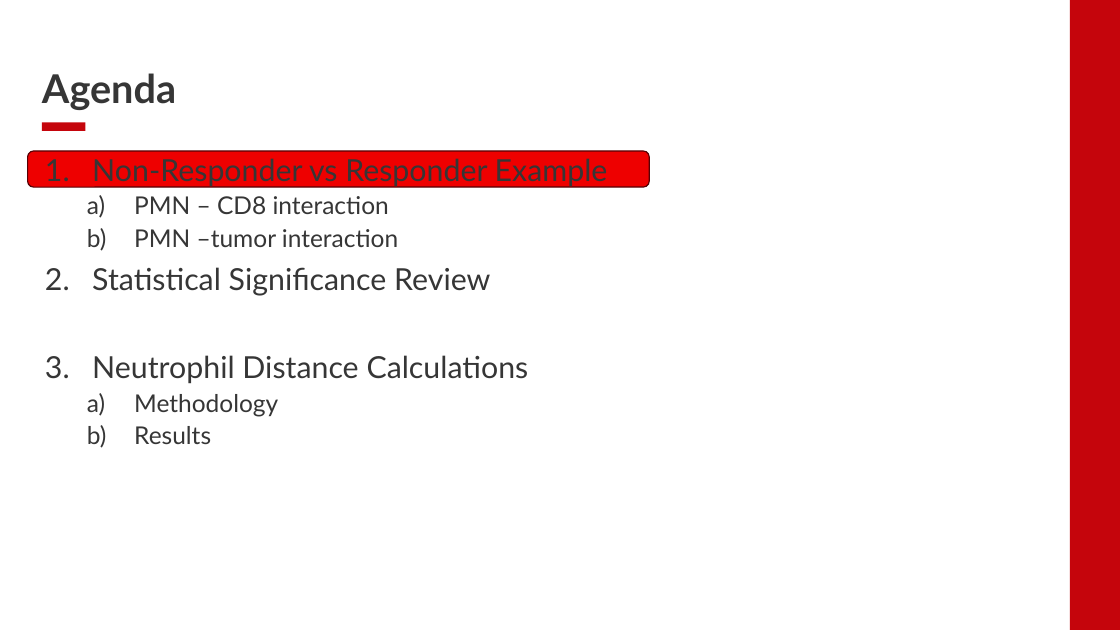
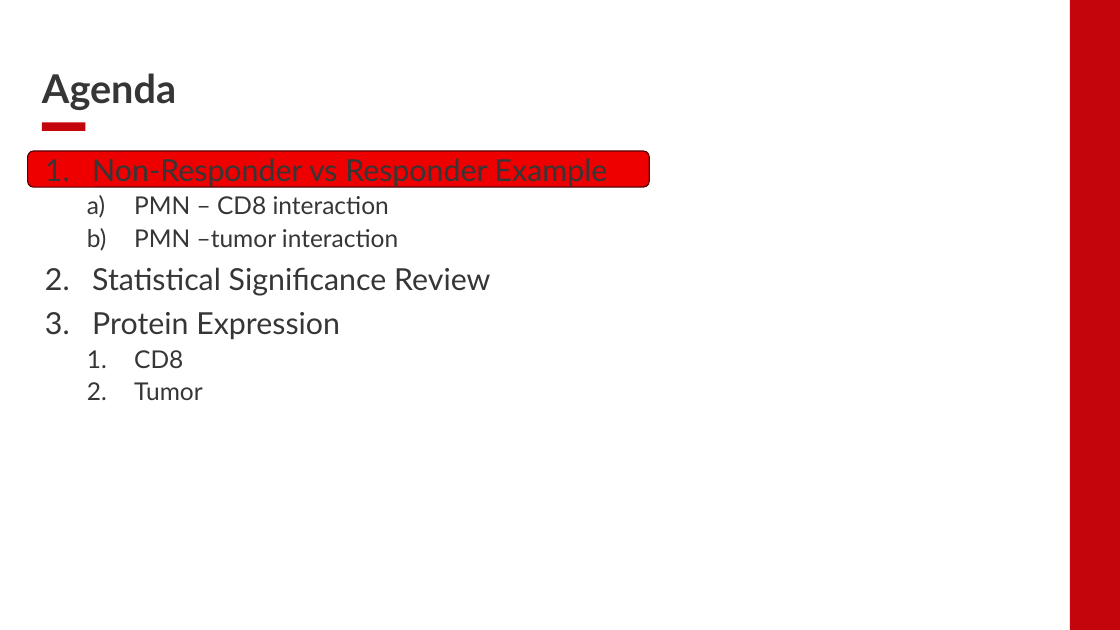
Before and after one commit to EDJohns/2025-Dinh-Lab-Research-Project, a slide deck: slide 2 of Shapiro 2025 Project/Weekly Updates/Week 7 Updates.pptx (slide 3 before the commit). Drawn at 1120x630 pixels with LibreOffice and Linux fonts; fonts in the diff are those of the drawing; background and template pictures are left out. Boxes give left, top, right and bottom in pixels: in the first picture for what was removed or moved away, otherwise in the second. Text is boxed around its words. In the diff, an @@ line names an element or a change of style, - is before the commit and + after.

```diff
--- a/Shapiro 2025 Project/Weekly Updates/Week 7 Updates.pptx
+++ b/Shapiro 2025 Project/Weekly Updates/Week 7 Updates.pptx
@@ text at (x1=92, y1=312, x2=340, y2=400): text changed @@
-3. Neutrophil Distance Calculations
-  a) Methodology
-  b) Results
+3. Protein Expression
+  1. CD8
+  2. Tumor
```
Also in this commit, not shown: 5 other slides changed, 5 slides added, 13 slides removed.
